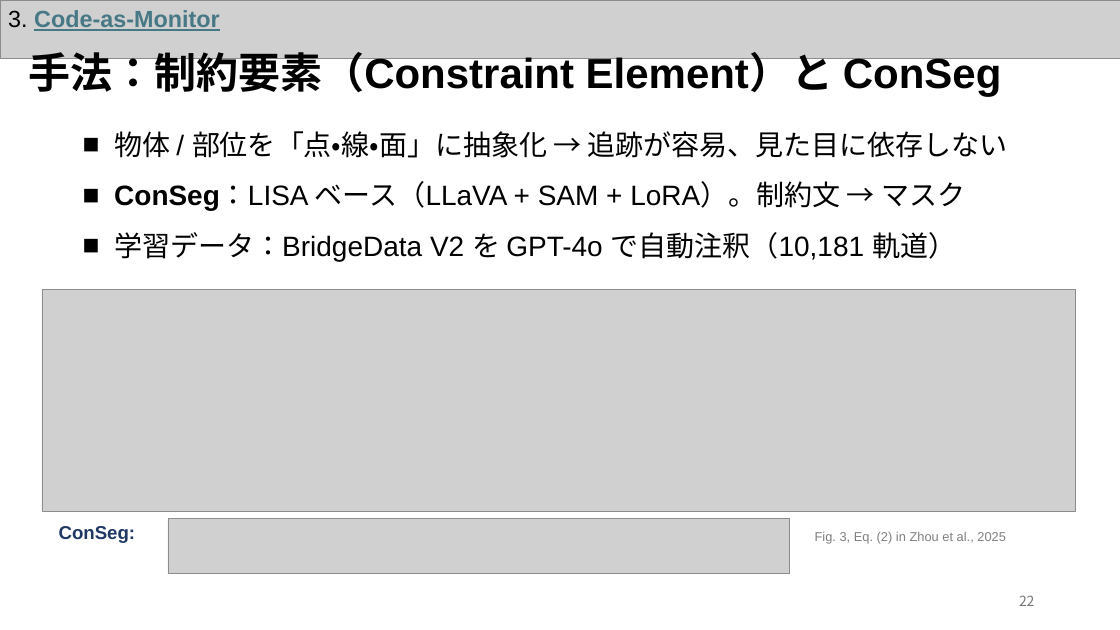
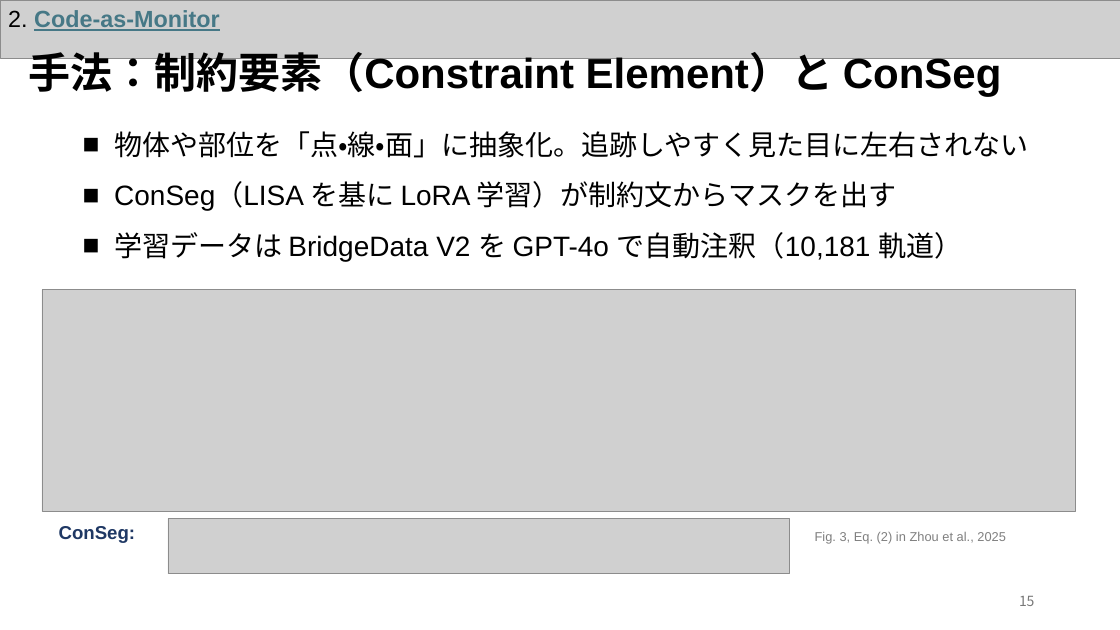
Before and after one commit to Azuma413/PaperPresentationSlides, a slide deck: slide 16 of 20261105_KaneyoshiHiratsuka_SurveySlide.pptx (slide 23 before the commit). Drawn at 1120x630 pixels with LibreOffice and Linux fonts; fonts in the diff are those of the drawing; grey boxes stand for pictures. Boxes give left, top, right and bottom in pixels: in the first picture for what was removed or moved away, otherwise in the second. Text is boxed around its words. In the diff, an @@ line names an element or a change of style, - is before the commit and + after.

```diff
--- a/20261105_KaneyoshiHiratsuka_SurveySlide.pptx
+++ b/20261105_KaneyoshiHiratsuka_SurveySlide.pptx
@@ text at <box>8,10,219,31</box>: text changed @@
-3. Code-as-Monitor
+2. Code-as-Monitor
@@ text at <box>114,131,1029,261</box>: text changed @@
-■ 物体 / 部位を「点・線・面」に抽象化 → 追跡が容易、見た目に依存しない
-■ ConSeg：LISA ベース（LLaVA + SAM + LoRA）。制約文 → マスク
-■ 学習データ：BridgeData V2 を GPT-4o で自動注釈（10,181 軌道）
+■ 物体や部位を「点・線・面」に抽象化。追跡しやすく見た目に左右されない
+■ ConSeg（LISA を基に LoRA 学習）が制約文からマスクを出す
+■ 学習データは BridgeData V2 を GPT-4o で自動注釈（10,181 軌道）
@@ page number at <box>1019,596,1035,606</box>: text changed @@
-22
+15
```
Also in this commit, not shown: 24 other slides changed, 2 slides added, 2 slides removed, 46 other files.
